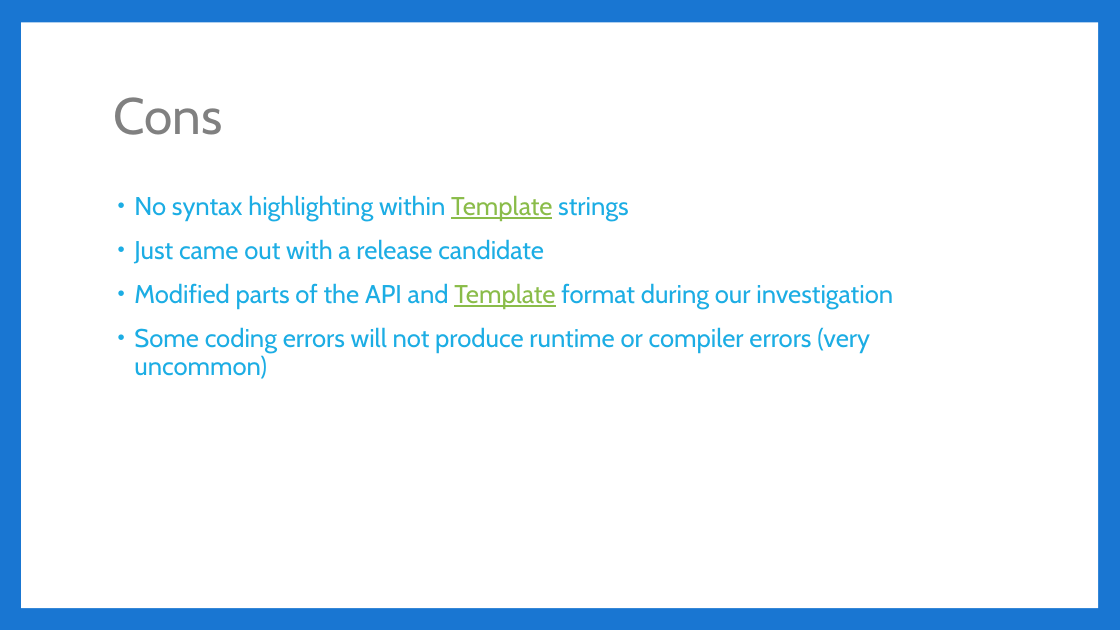
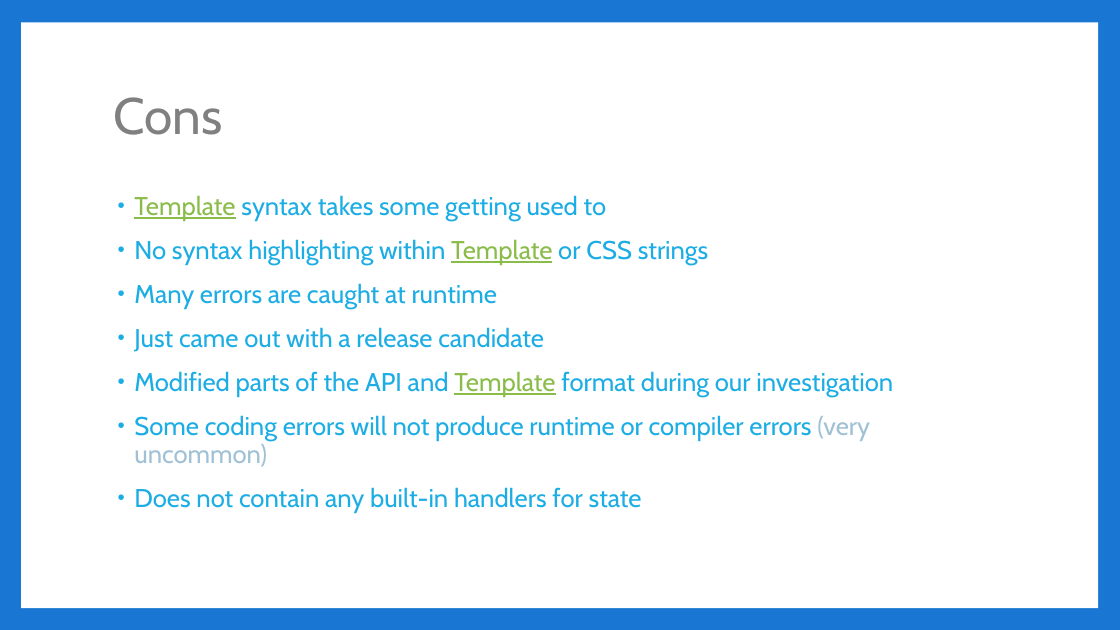
Before and after one commit to jbicks/angular2-demo, a slide deck: slide 16 of Angular2.pptx (slide 18 before the commit). Drawn at 1120x630 pixels with LibreOffice and Linux fonts; fonts in the diff are those of the drawing. Boxes give left, top, right and bottom in pixels: in the first picture for what was removed or moved away, otherwise in the second. Text is boxed around its words. In the diff, an @@ line names an element or a change of style, - is before the commit and + after.

```diff
--- a/Angular2.pptx
+++ b/Angular2.pptx
@@ text at (134,195,709,309): text changed @@
-• No syntax highlighting within Template strings
+• Template syntax takes some getting used to
+• No syntax highlighting within Template or CSS strings
+• Many errors are caught at runtime
@@ text at (134,415,870,467): text colour #1CADE4 to #A0C1D5 in "(very uncommon)" @@
@@ text at (134,487,642,513): paragraph added @@
+• Does not contain any built-in handlers for state
```
Also in this commit, not shown: 9 other slides changed, 1 slide added, 3 slides removed.
